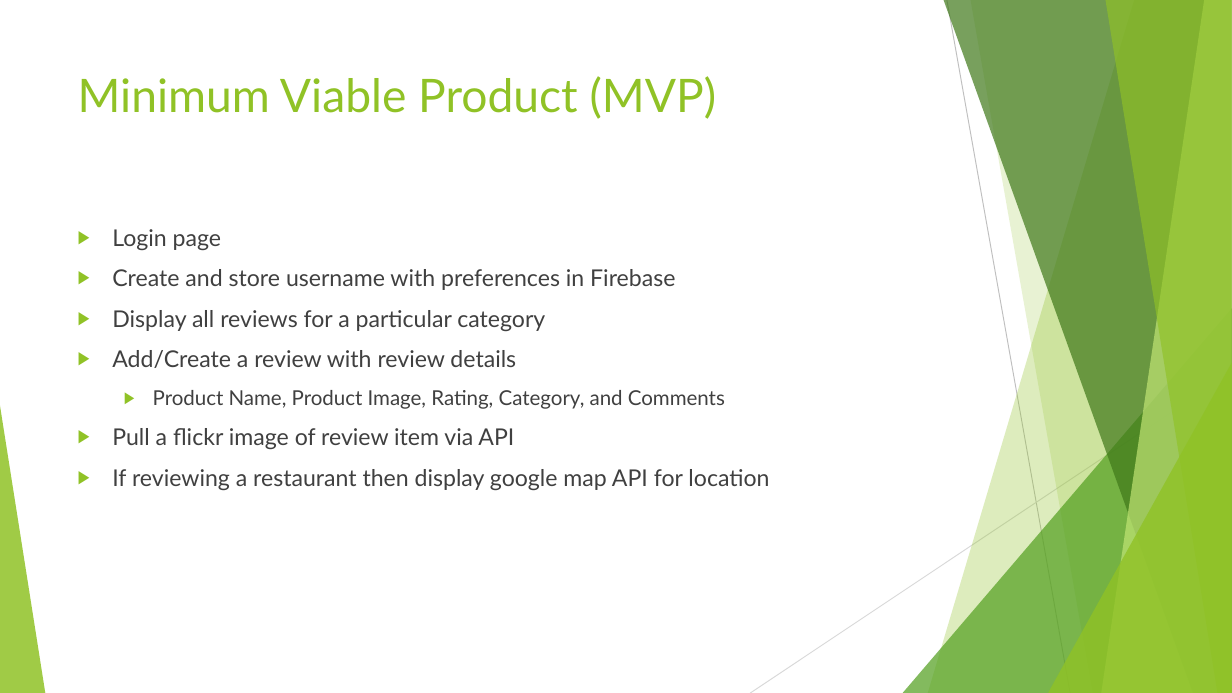
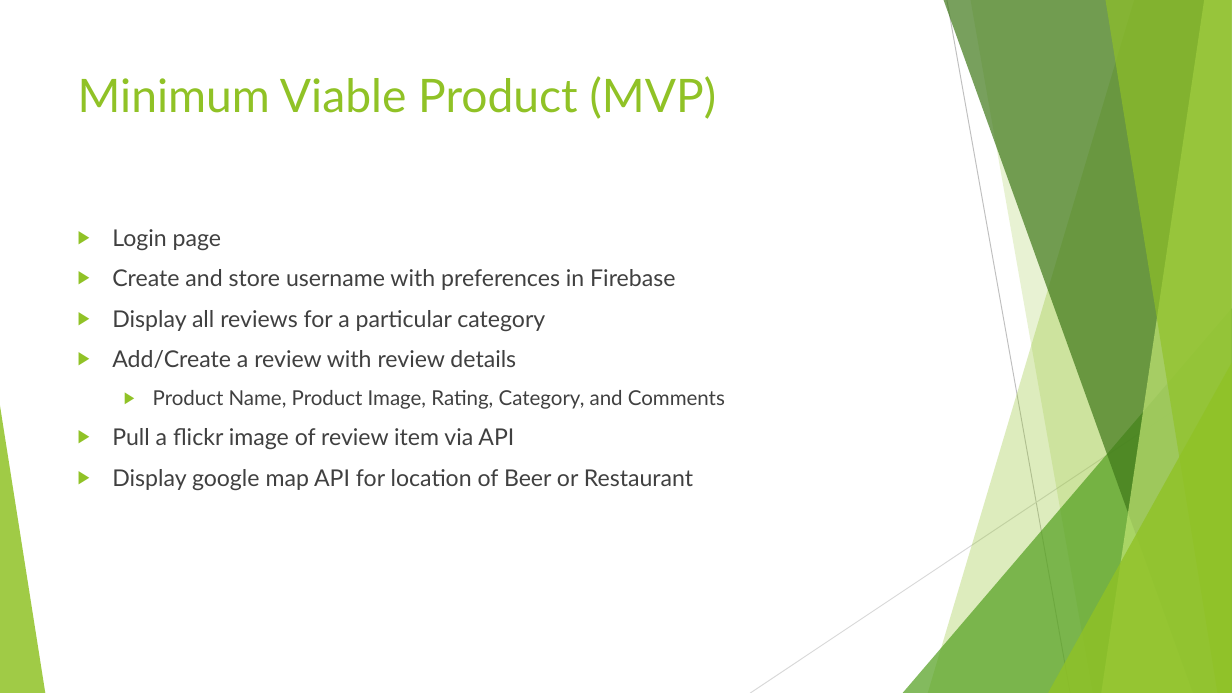
Before and after one commit to sthmpsn/ReviewMe, a slide deck: slide 3 of design/MyReviews.pptx. Drawn at 1232x693 pixels with LibreOffice and Linux fonts; fonts in the diff are those of the drawing. Boxes give left, top, right and bottom in pixels: in the first picture for what was removed or moved away, otherwise in the second. Text is boxed around its words. In the diff, an @@ line names an element or a change of style, - is before the commit and + after.

```diff
--- a/design/MyReviews.pptx
+++ b/design/MyReviews.pptx
@@ text at <box>112,469,693,490</box>: text changed @@
-▶ If reviewing a restaurant then display google map API for location
+▶ Display google map API for location of Beer or Restaurant
```
Also in this commit, not shown: 3 other slides changed, 1 other file.
